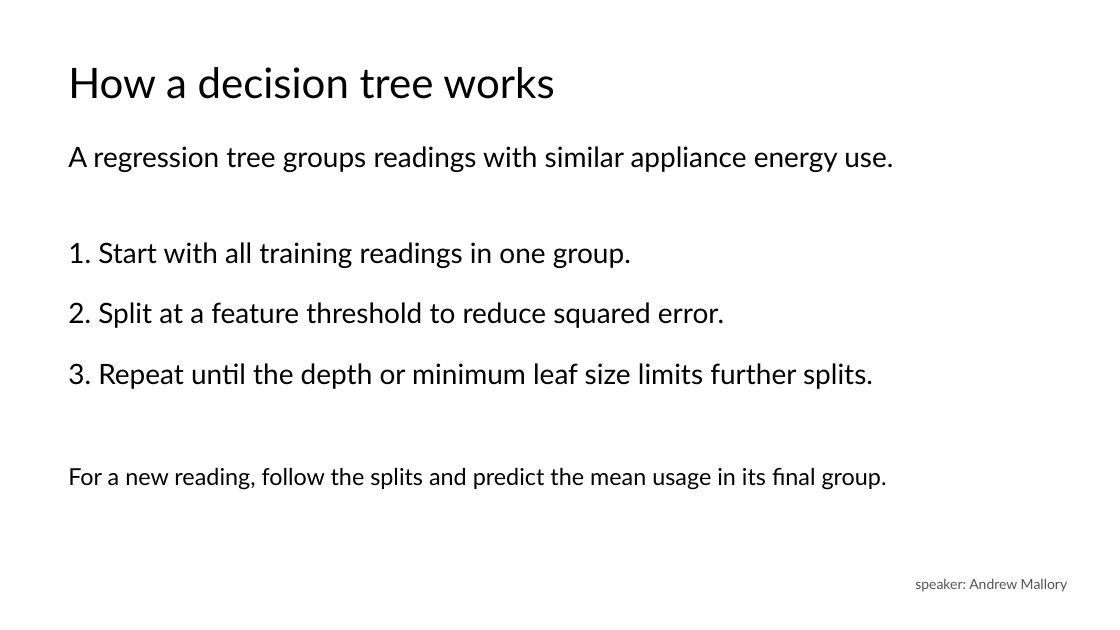
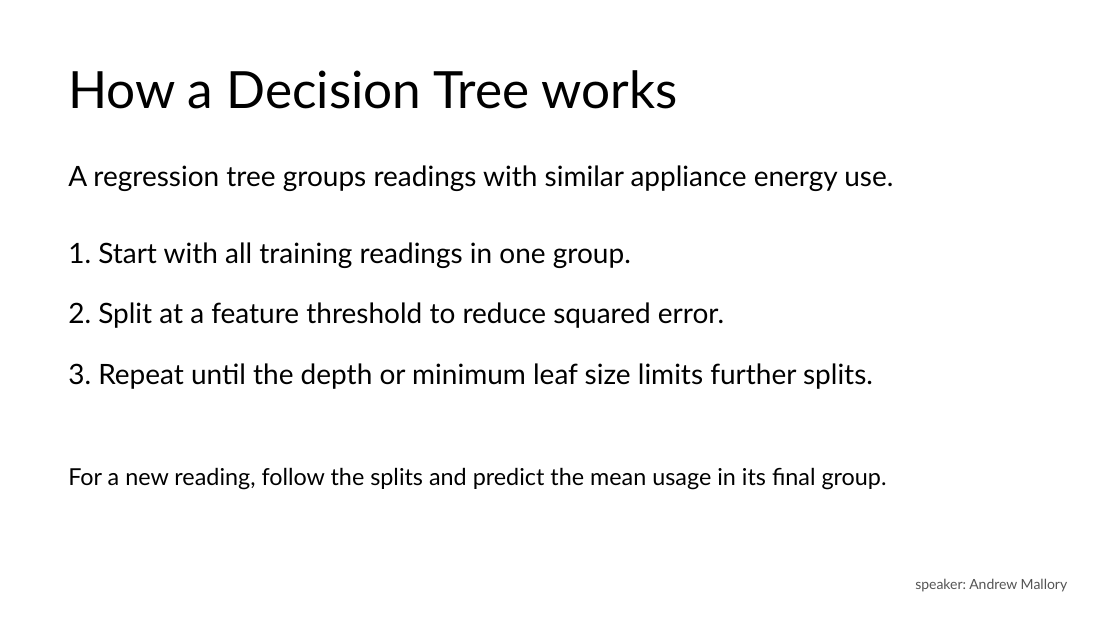
Before and after one commit to va2324/CSC3730-Group3, a slide deck: slide 12 of shared_report_&_presentation/group_presentation.pptx (slide 8 before the commit). Drawn at 1120x630 pixels with LibreOffice and Linux fonts; fonts in the diff are those of the drawing. Boxes give left, top, right and bottom in pixels: in the first picture for what was removed or moved away, otherwise in the second. Text is boxed around its words. In the diff, an @@ line names an element or a change of style, - is before the commit and + after.

```diff
--- a/shared_report_&_presentation/group_presentation.pptx
+++ b/shared_report_&_presentation/group_presentation.pptx
@@ text at (68,70,678,109): text changed; size 36 to 44 pt @@
-How a decision tree works
+How a Decision Tree works
@@ text "A regression tree groups readings ...": place and size @@
-text "A regression tree groups readings ..." at (68,146,893,172)
+text "A regression tree groups readings ..." at (68,165,893,191)
```
Also in this commit, not shown: 7 other slides changed, 17 slides added, 1 slide removed.
